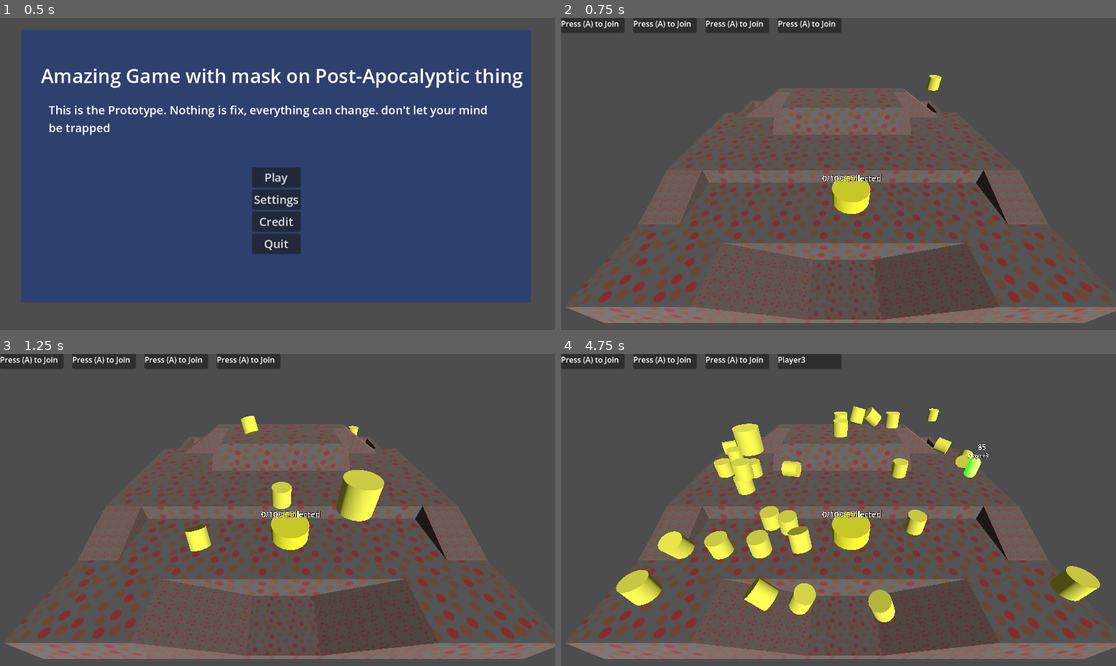
Above: before the commit, frames 1-4 (two rows, left to right).
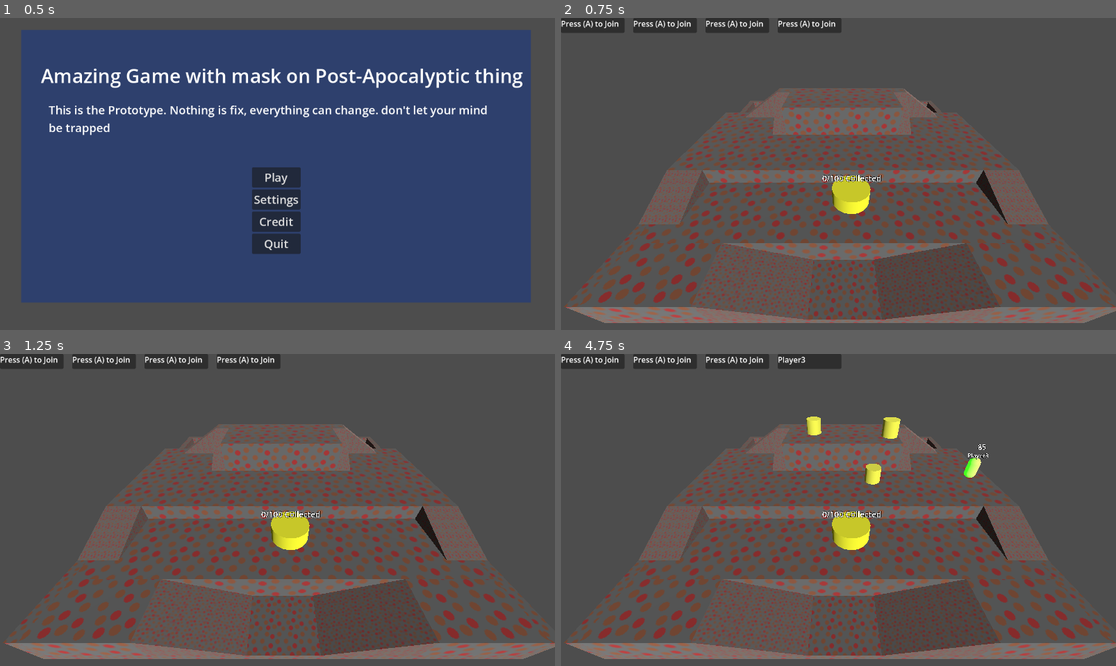
Above: after the commit, the same moments.

Repository: icvara/GGJ26
Game: Godot game, scene res://Menu/Landing_menu.tscn
Two runs of this game, one before a commit and one after it. Both use one fixed random seed, a clock stepped at 60 frames per second and the inputs below.
Inputs:
- Up to frame 1 (0.5 s): no input
- Up to frame 2 (0.75 s): click "Play" at 0.5 s
- Up to frame 3 (1.25 s): no input
- Up to frame 4 (4.75 s): tap A (move_left) every 0.75 s from 1.25 to 4.25 s; hold D (move_right) 1.28-2.03 s; hold Enter (join_game) 1.28-2.03 s; hold S (move_down) 2.03-2.78 s; tap Enter (join_game) at 2.1, 3.6 s; hold D (move_right) 2.78-3.53 s; hold Enter (join_game) 2.78-3.53 s; hold W (move_up) 3.53-4.28 s; hold A (move_left) from 4.28 s (still down); hold Enter (join_game) from 4.28 s (still down)

Frame 1 is identical in both runs. In frame 2, 0.1% of the frame differs, in the area x 65-69%, y 18-24%; in frame 3, 1.8%; in frame 4, 7.3%, in the area x 9-98%, y 16-86%.

Commit message:
better spawning rng of items

Diff:
--- a/godot-ggj-26/items/rn_gobject_on_map.tscn
+++ b/godot-ggj-26/items/rn_gobject_on_map.tscn
@@ -8,7 +8,6 @@
 items = Array[PackedScene]([ExtResource("2_oos6l")])
 
 [node name="Timer" type="Timer" parent="." unique_id=537582401]
-wait_time = 0.1
 autostart = true
 
 [node name="Camera3D" type="Camera3D" parent="." unique_id=1903742406]
--- a/godot-ggj-26/main_game.tscn
+++ b/godot-ggj-26/main_game.tscn
@@ -56,4 +56,6 @@
 [node name="World_map_v2" parent="." unique_id=1930803997 instance=ExtResource("9_mf81u")]
 
 [node name="RNGobjectOnMap" parent="." unique_id=1498846755 instance=ExtResource("10_02kkc")]
-transform = Transform3D(1, 0, 0, 0, 1, 0, 0, 0, 1, 1.9532006, 6.8292613, 0)
+transform = Transform3D(1, 0, 0, 0, 1, 0, 0, 0, 1, 0, 7, 2.5)
+grid_size = Vector3i(10, 1, 7)
+cell_size = 1.0
Not shown: 1 places in godot-ggj-26/main_game.tscn that only renumber resources
